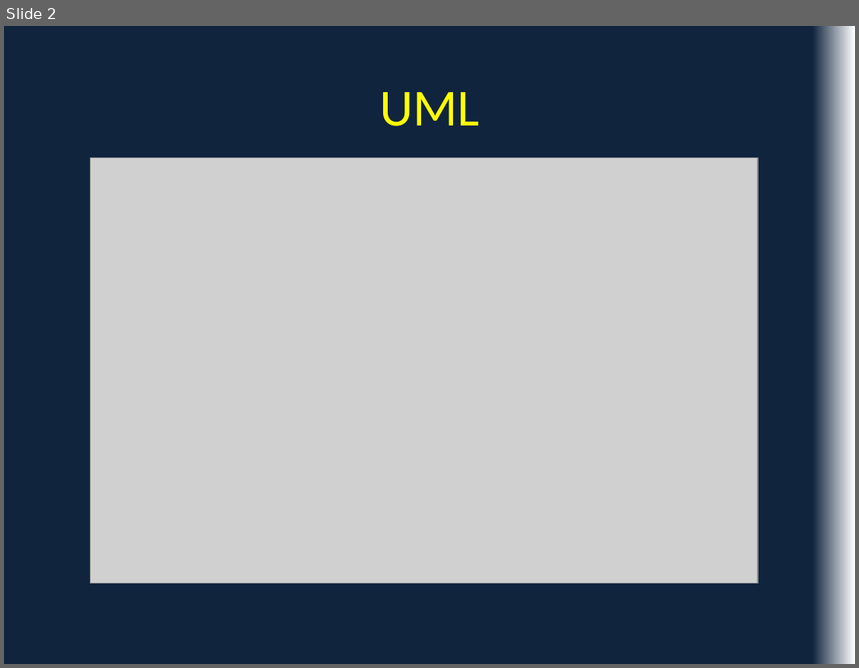
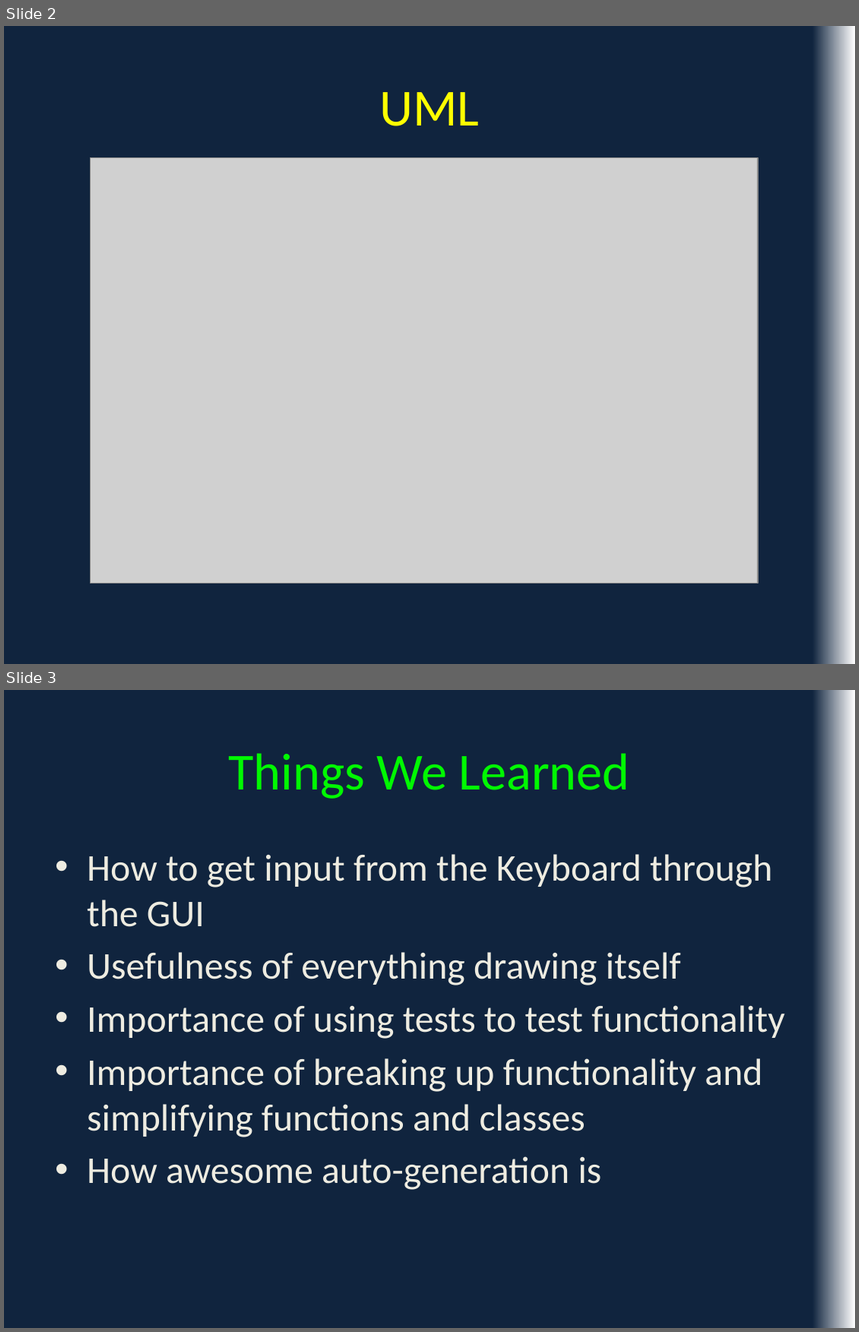
Before and after one commit to Zayb7/FinalProject, a slide deck: Presentation for class.pptx. Shown one above the other, each under a label of ours: slide 2 before the commit, slides 2 and 3 after it. The pictures are 859x668 and 859x1332 pixels, drawn with LibreOffice and Linux fonts; fonts in the diff are those of the drawing; grey boxes stand for pictures. Boxes give left, top, right and bottom in pixels: in the first picture for what was removed or moved away, otherwise in the second. Text is boxed around its words. In the diff, an @@ line names an element or a change of style, - is before the commit and + after.

Commit message:
Finished up presentation

```diff
--- a/Presentation for class.pptx
+++ b/Presentation for class.pptx
@@ slide 3 added at bbox=[4, 690, 855, 1328], background gradient #0F243E to #FFFFFF @@
@@ title added at bbox=[228, 753, 630, 799], 44 pt, text #00F900 @@
+Things We Learned
@@ text added at bbox=[87, 854, 785, 1190], 32 pt, text #EEECE1 @@
+• How to get input from the Keyboard through the GUI
+• Usefulness of everything drawing itself
+• Importance of using tests to test functionality
+• Importance of breaking up functionality and simplifying functions and classes
+• How awesome auto-generation is
```
